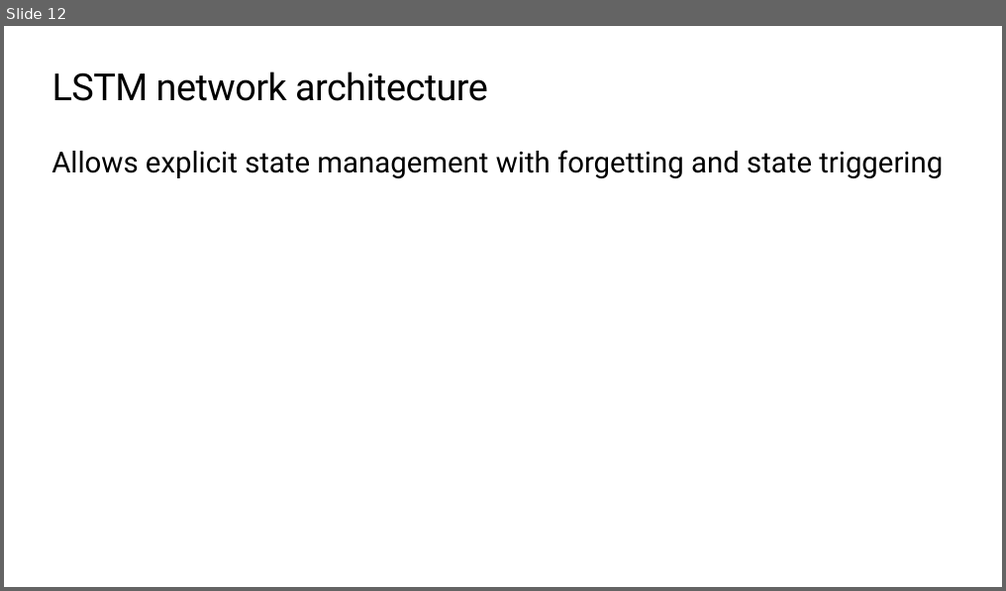
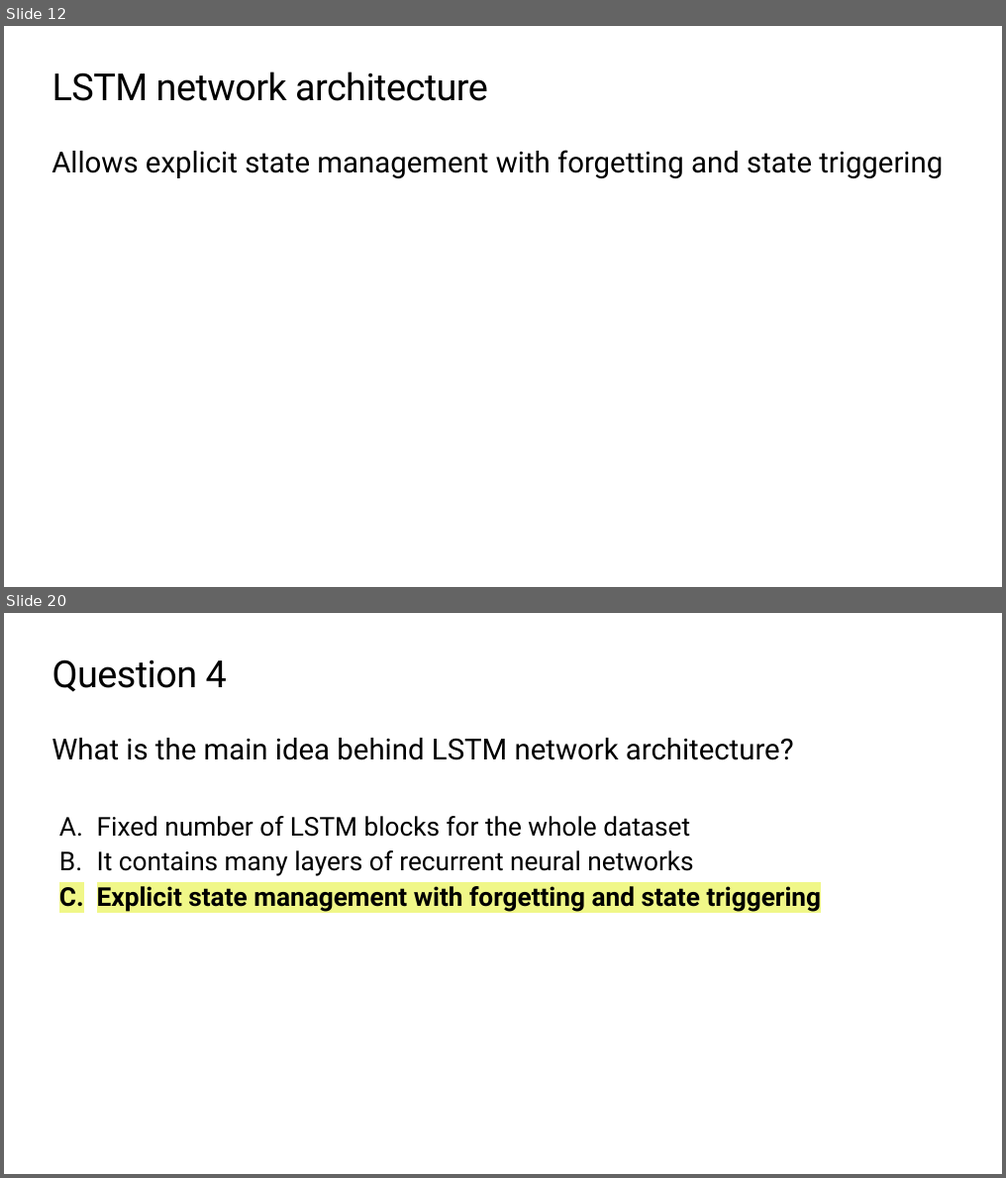
Before and after one commit to microsoft/workshop-library, a slide deck: nlp-tensorflow/slides.pptx. Shown one above the other, each under a label of ours: slide 12 before the commit, slides 12 and 20 after it; the slides between them are not shown. The pictures are 1006x591 and 1006x1178 pixels, drawn with LibreOffice and Linux fonts; fonts in the diff are those of the drawing; background and template pictures are left out. Boxes give left, top, right and bottom in pixels: in the first picture for what was removed or moved away, otherwise in the second. Text is boxed around its words. In the diff, an @@ line names an element or a change of style, - is before the commit and + after.

```diff
--- a/nlp-tensorflow/slides.pptx
+++ b/nlp-tensorflow/slides.pptx
@@ slide 20 added at (4,613,1002,1174), background #FFFFFF @@
@@ title added at (53,660,227,692), 36 pt, text #000000 @@
+Question 4
@@ text added at (52,738,794,761), 28 pt, text #000000 @@
+What is the main idea behind LSTM network architecture?
@@ text added at (97,816,822,913), 25 pt, text #000000 @@
+  A. Fixed number of LSTM blocks for the whole dataset
+  B. It contains many layers of recurrent neural networks
+  C. Explicit state management with forgetting and state triggering
```
Also in this commit, not shown: 9 other slides added, 3 other files.
